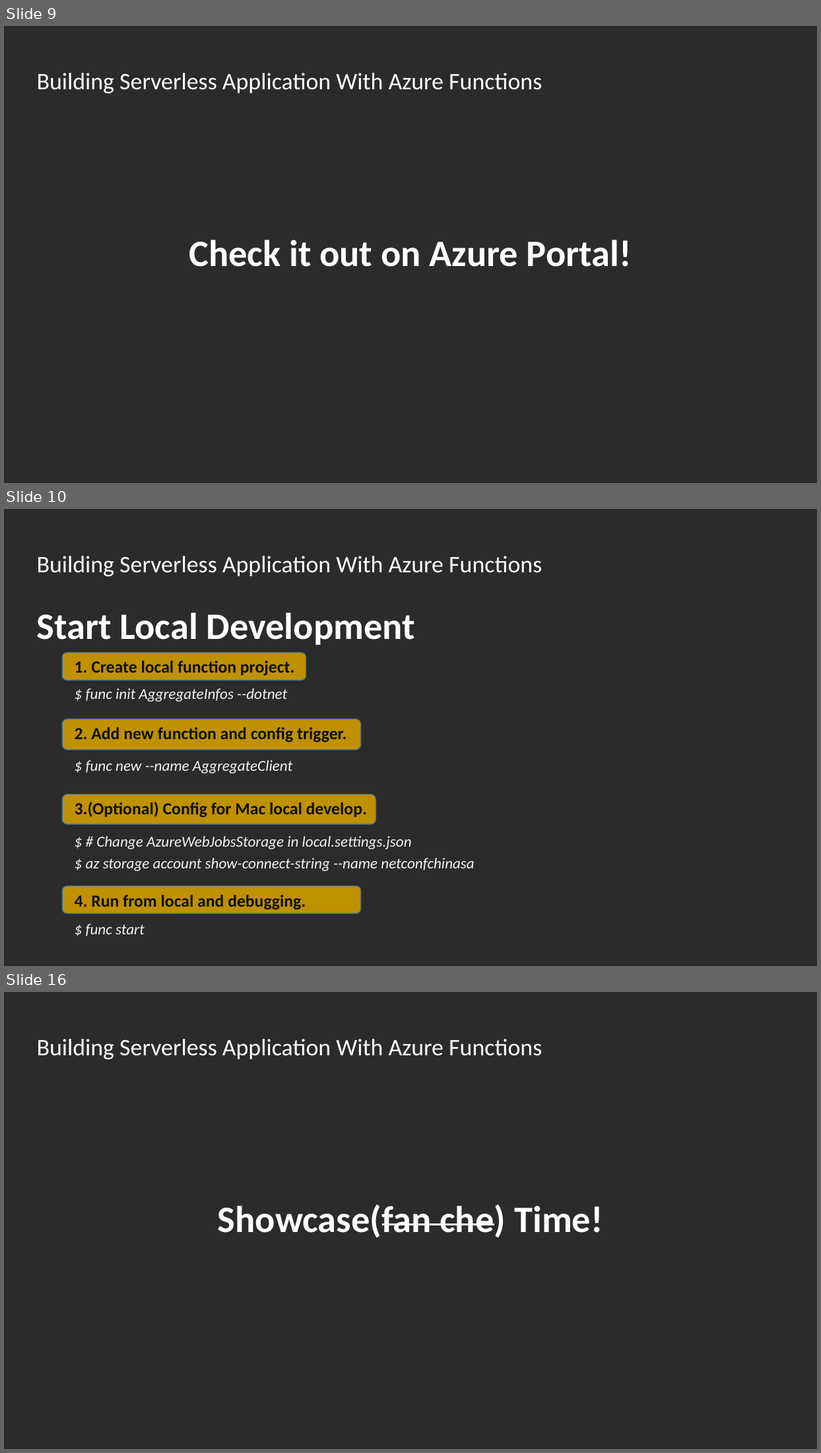
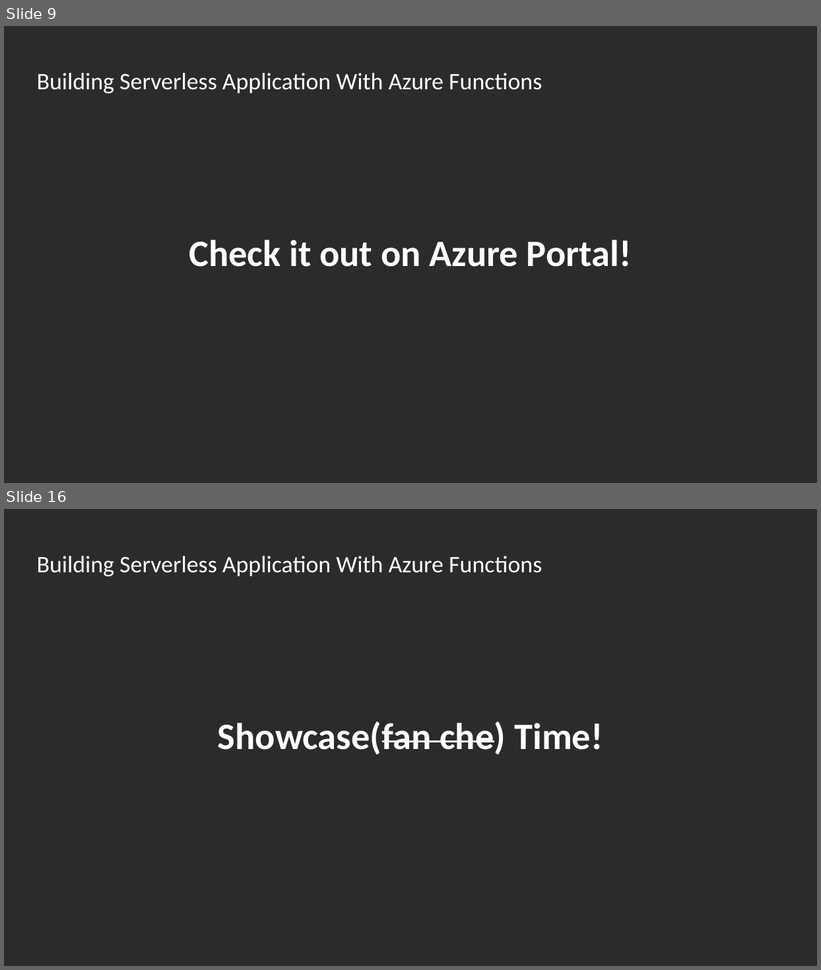
Before and after one commit to Asinta/ServerlessApp_NetconfChina2020, a slide deck: Building Serverless Application With Azure Functions - Li Yu - NetConfChina2020.pptx. Shown one above the other, each under a label of ours: slides 9, 10 and 16 before the commit, slides 9 and 16 after it; the slides between them are not shown. The pictures are 821x1453 and 821x970 pixels, drawn with LibreOffice and Linux fonts; fonts in the diff are those of the drawing; background and template pictures are left out; a plain dark background stands for a picture behind light text. Boxes give left, top, right and bottom in pixels: in the first picture for what was removed or moved away, otherwise in the second. Text is boxed around its words. In the diff, an @@ line names an element or a change of style, - is before the commit and + after.

```diff
--- a/Building Serverless Application With Azure Functions - Li Yu - NetConfChina2020.pptx
+++ b/Building Serverless Application With Azure Functions - Li Yu - NetConfChina2020.pptx
@@ slide 10 removed at (4,509,817,966), background picture (left out) @@
@@ text removed at (37,556,542,576) @@
-Building Serverless Application With Azure Functions
@@ title removed at (37,613,415,645) @@
-Start Local Development
@@ rounded rectangle removed at (62,653,306,681) @@
@@ text removed at (75,661,294,676) @@
-1. Create local function project.
@@ text removed at (86,689,287,702) @@
-$ func init AggregateInfos --dotnet
@@ rounded rectangle removed at (62,720,361,751) @@
@@ text removed at (75,727,347,743) @@
-2. Add new function and config trigger.
@@ text removed at (86,760,292,774) @@
-$ func new --name AggregateClient
@@ rounded rectangle removed at (62,795,376,824) @@
@@ text removed at (75,802,367,818) @@
-3.(Optional) Config for Mac local develop.
@@ text removed at (86,836,474,871) @@
-$ # Change AzureWebJobsStorage in local.settings.json
-$ az storage account show-connect-string --name netconfchinasa
@@ rounded rectangle removed at (62,887,361,914) @@
@@ text removed at (75,895,306,910) @@
-4. Run from local and debugging.
@@ text removed at (86,924,145,937) @@
-$ func start
```
Also in this commit, not shown: 4 slides changed, 10 slides added, 6 other slides removed.
